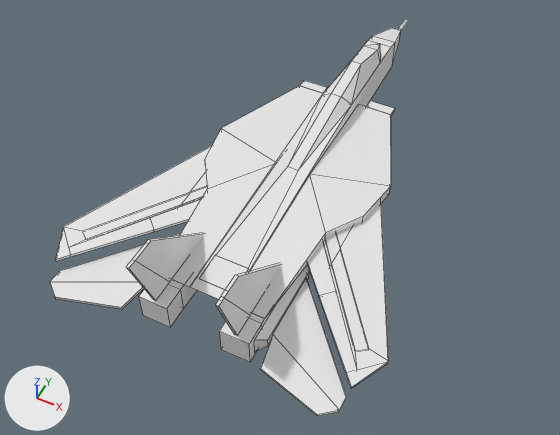
An edit to the Blender file resources/models/vehicles/f-14/f-14.blend, drawn before and after from the same camera.
Both versions are drawn from a 50 mm lens placed at (8.18, -19.27, 21.61), pointed at (-0.23, -2.45, 0.58). Lighting does not change. The marker at lower left points along +X, +Y and +Z. Mesh edges are drawn as thin lines on the coarser meshes. Materials are left out; every surface is plain grey.

Objects in the first picture: 'body', 'cockpit', 'fuselage', 'left_tail', 'left_tailplane', 'left_wing', 'right_inner_maneuver_flap', 'right_outer_maneuver_flap', 'right_spoiler', 'right_tail', 'right_tailplane', 'right_wing'.
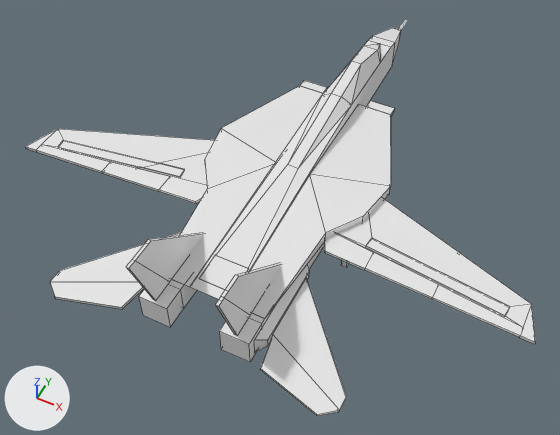
Commit message: texels be damned

Scene script edits in JSON lines:
```json
{"block": "me_cube_024", "where": "# used by ob_right_wing; parent = ob_fuselage; location = (2.8, -1.8, 2.4)"}
{"op": "remove", "block": "me_cube_024", "code": "me_cube_024.from_pydata(...)  # 28 vertices, 24 faces; spans x -1.89..2.91, y -6.83..0.7, z -0.15..-0.05"}
{"op": "add", "block": "me_cube_024", "code": "me_cube_024.from_pydata(...)  # 20 vertices, 18 faces; spans x -1.89..2.91, y -6.83..0.7, z -0.15..-0.05"}
{"block": "me_cube_024", "change": "me_cube_024 part 1"}
{"block": "me_cube_024", "change": "8 vertices are removed from x 0.0, y -3.22..0.6, z -0.15..-0.05"}
{"block": "me_cube_024", "change": "15 faces are deleted"}
{"block": "me_cube_024", "change": "9 new faces join them"}
{"op": "set", "path": "ob_left_wing.rotation_euler", "old": "(0.0, 0.0, 0.0)", "new": "(0.0, 0.0, -0.803)", "note": "degrees (0, 0, 0) -> degrees (0, 0, -46)"}
{"op": "set", "path": "ob_right_wing.rotation_euler", "old": "(0.0, 0.0, 0.0)", "new": "(0.0, 0.0, 0.803)", "note": "degrees (0, 0, 0) -> degrees (0, 0, 46)"}
```

What differs and where, as boxes [x1, y1, x2, y2] in the pictures (560 x 435 px):
```json
{"object": "right_wing", "change": "reshaped, turned", "before": [323, 201, 389, 389], "after": [336, 198, 536, 344]}
{"object": "left_wing", "change": "turned", "before": [56, 146, 212, 261], "after": [25, 129, 215, 185]}
{"object": "right_spoiler", "change": "turned", "before": [325, 234, 369, 351], "after": [366, 238, 510, 316]}
{"object": "right_outer_maneuver_flap", "change": "turned", "before": [319, 292, 357, 373], "after": [432, 285, 523, 338]}
{"object": "left_spoiler", "change": "turned", "before": [83, 186, 207, 239], "after": [58, 140, 184, 177]}
{"object": "right_inner_maneuver_flap", "change": "turned", "before": [308, 242, 336, 296], "after": [364, 252, 438, 299]}
{"object": "left_outer_maneuver_flap", "change": "turned", "before": [69, 218, 154, 257], "after": [36, 145, 110, 173]}
{"object": "left_inner_maneuver_flap", "change": "turned", "before": [150, 199, 201, 231], "after": [102, 162, 170, 192]}
{"object": "right_lift_flap", "change": "turned", "after": [324, 234, 373, 270], "on screen": "not visible before"}
{"object": "left_lift_flap", "change": "turned", "after": [159, 176, 207, 204], "on screen": "not visible before"}
{"part": 1, "of": "me_cube_024", "change": "cut back", "before": [323, 201, 389, 367], "after": [336, 198, 531, 327]}
```
